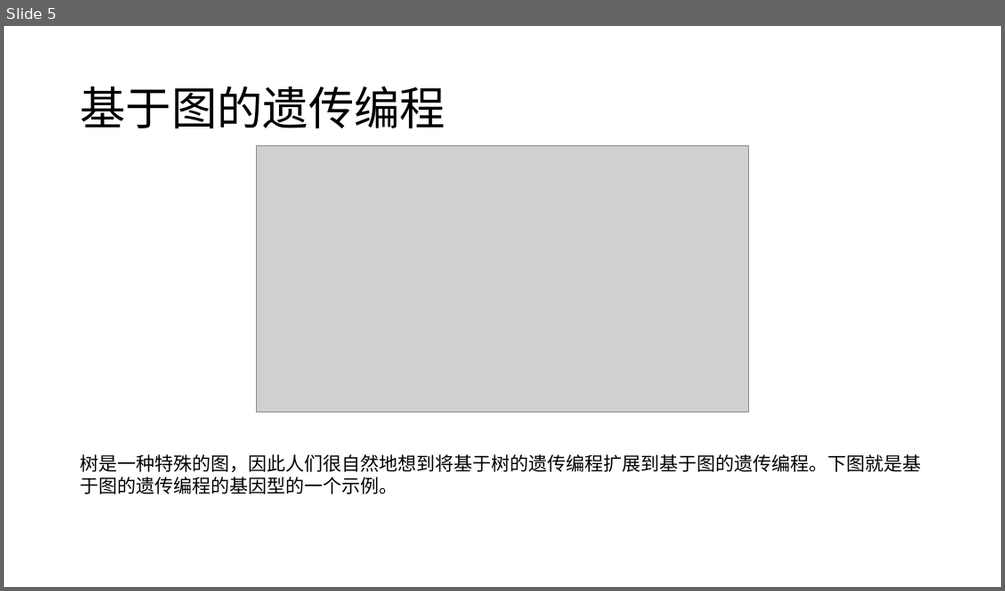
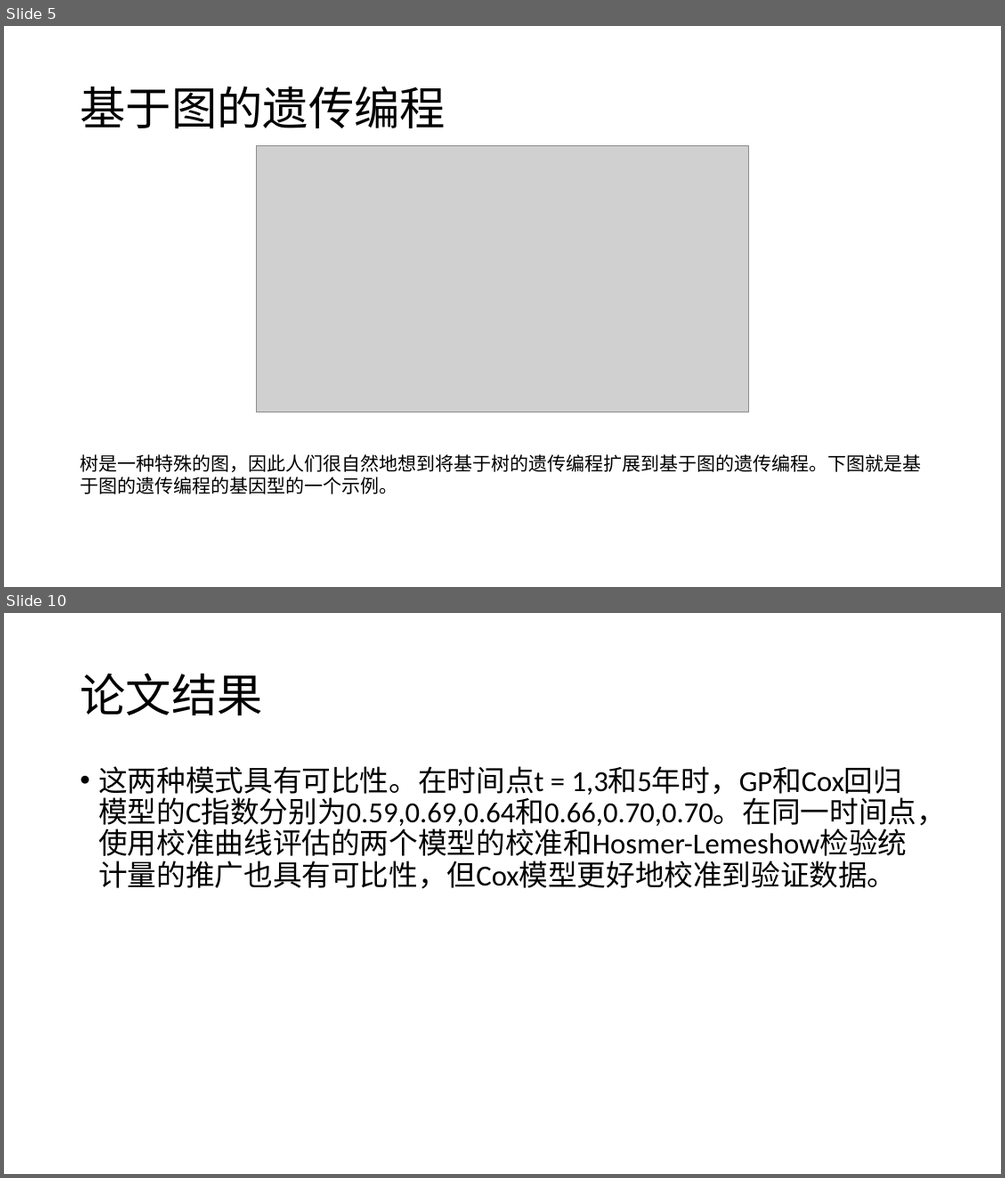
Before and after one commit to likaihz/EAS, a slide deck: dongjianzhou/slide.pptx. Shown one above the other, each under a label of ours: slide 5 before the commit, slides 5 and 10 after it; the slides between them are not shown. The pictures are 1005x591 and 1005x1178 pixels, drawn with LibreOffice and Linux fonts; fonts in the diff are those of the drawing; grey boxes stand for pictures. Boxes give left, top, right and bottom in pixels: in the first picture for what was removed or moved away, otherwise in the second. Text is boxed around its words. In the diff, an @@ line names an element or a change of style, - is before the commit and + after.

Commit message:
修改slide,添加了论文的大众情况

```diff
--- a/dongjianzhou/slide.pptx
+++ b/dongjianzhou/slide.pptx
@@ slide 10 added at (x1=4, y1=613, x2=1001, y2=1174), background #FFFFFF @@
@@ title added at (x1=80, y1=673, x2=262, y2=715), 44 pt, text #000000 @@
+论文结果
@@ text added at (x1=98, y1=766, x2=946, y2=889), 28 pt, text #000000 @@
+• 这两种模式具有可比性。在时间点t = 1,3和5年时，GP和Cox回归模型的C指数分别为0.59,0.69,0.64和0.66,0.70,0.70。在同一时间点，使用校准曲线评估的两个模型的校准和Hosmer-Lemeshow检验统计量的推广也具有可比性，但Cox模型更好地校准到验证数据。
```
Also in this commit, not shown: 1 slide changed, 4 other slides added.
